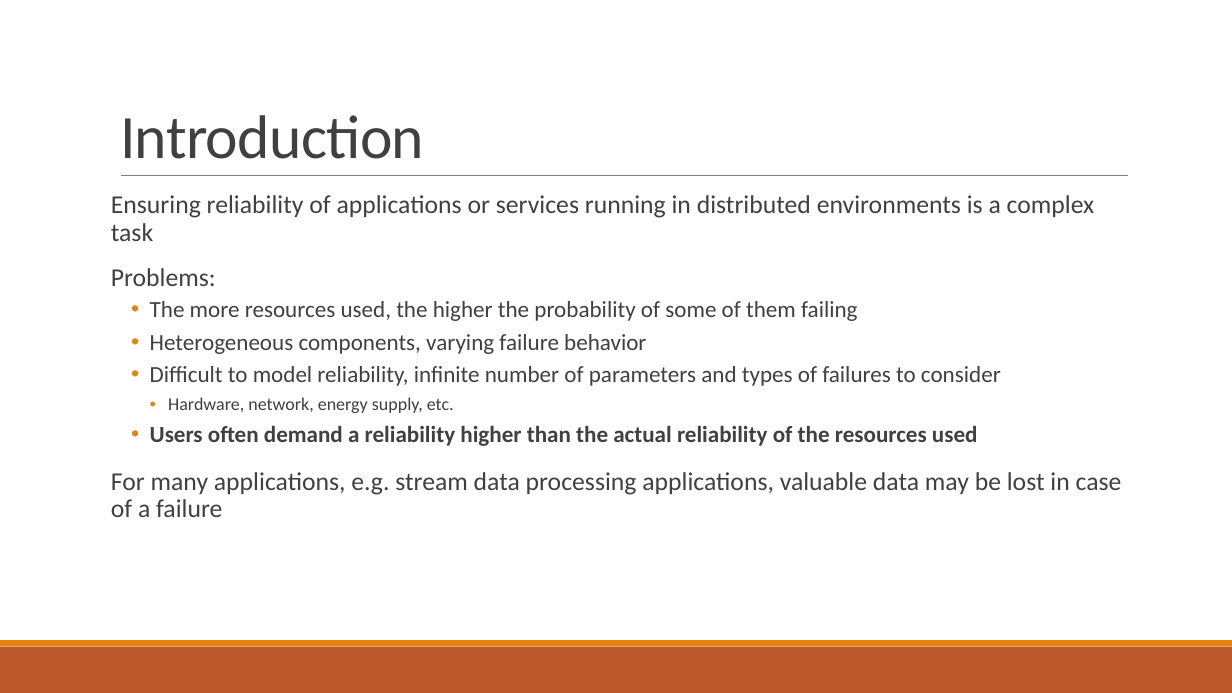
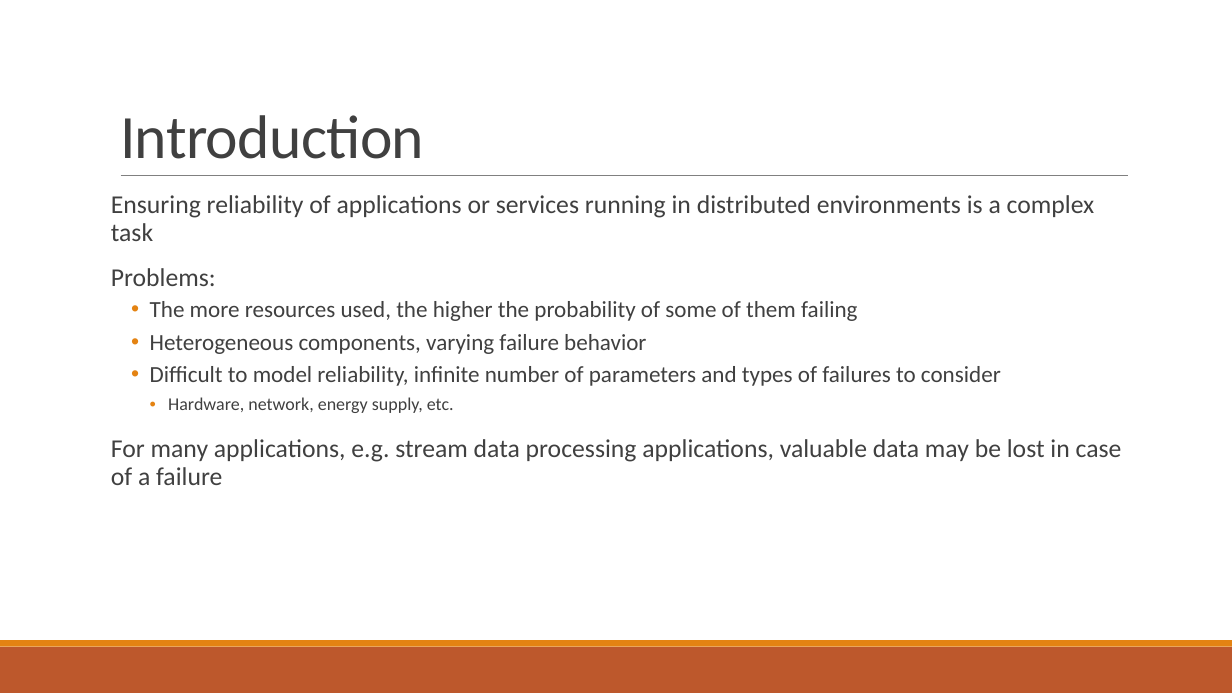
Before and after one commit to PStahl/master_thesis, a slide deck: slide 3 of presentation/presentation2.pptx. Drawn at 1232x693 pixels with LibreOffice and Linux fonts; fonts in the diff are those of the drawing. Boxes give left, top, right and bottom in pixels: in the first picture for what was removed or moved away, otherwise in the second. Text is boxed around its words. In the diff, an @@ line names an element or a change of style, - is before the commit and + after.

```diff
--- a/presentation/presentation2.pptx
+++ b/presentation/presentation2.pptx
@@ text at (150, 426, 978, 446): paragraph removed @@
-  • Users often demand a reliability higher than the actual reliability of the resources used
```
Also in this commit, not shown: 10 other slides changed, 1 slide added.
